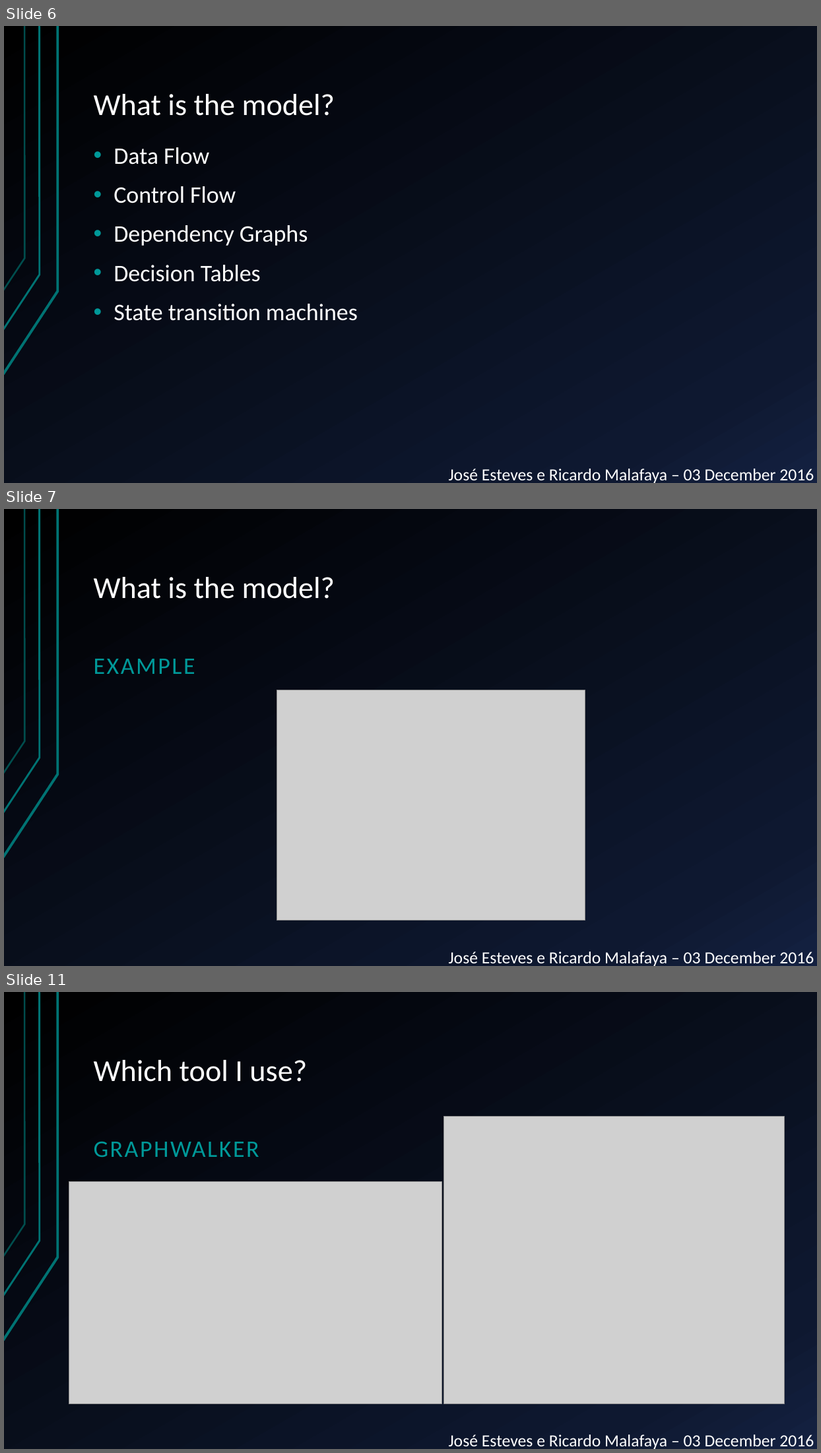
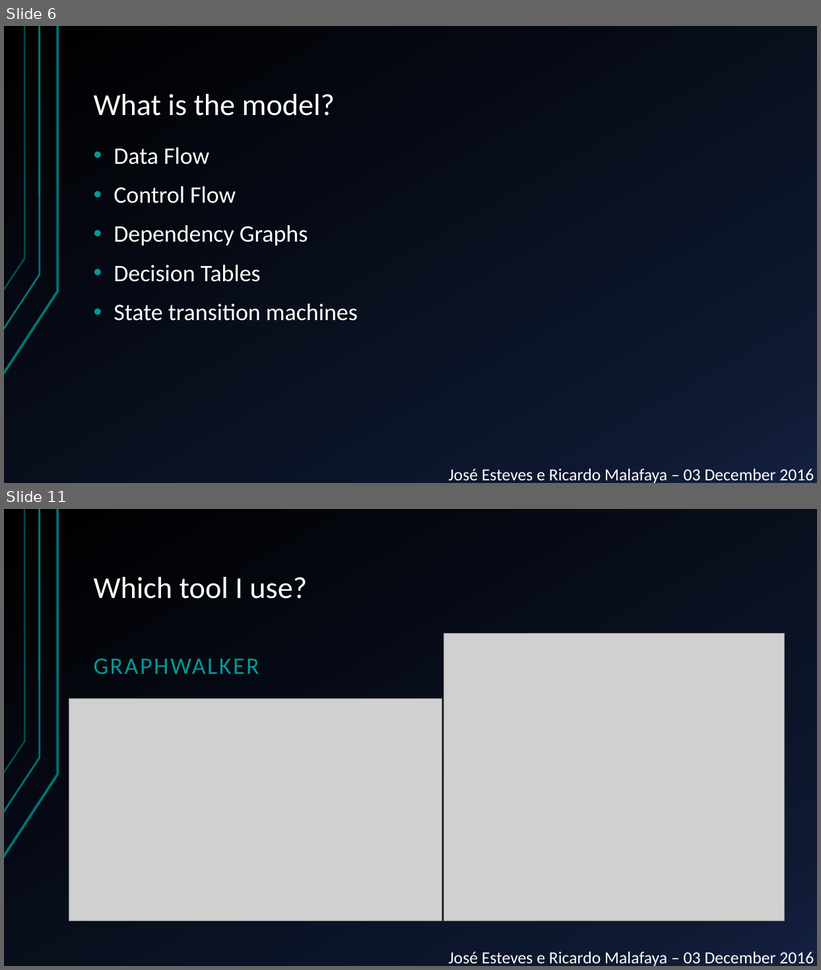
Before and after one commit to JGEsteves89/FEUP-MESW-TVVS-MBT, a slide deck: Presentation.pptx. Shown one above the other, each under a label of ours: slides 6, 7 and 11 before the commit, slides 6 and 11 after it; the slides between them are not shown. The pictures are 821x1453 and 821x970 pixels, drawn with LibreOffice and Linux fonts; fonts in the diff are those of the drawing; grey boxes stand for pictures. Boxes give left, top, right and bottom in pixels: in the first picture for what was removed or moved away, otherwise in the second. Text is boxed around its words. In the diff, an @@ line names an element or a change of style, - is before the commit and + after.

```diff
--- a/Presentation.pptx
+++ b/Presentation.pptx
@@ slide 7 removed at (x1=4, y1=509, x2=817, y2=966), background gradient #000000 to #0F1931 to #142242; not listed: 3 template elements that a slide beside it also shows @@
@@ title removed at (x1=94, y1=577, x2=335, y2=599) @@
-What is the model?
@@ text removed at (x1=94, y1=659, x2=195, y2=674) @@
-EXAMPLE
@@ picture removed at (x1=277, y1=690, x2=585, y2=921) @@
@@ text removed at (x1=449, y1=952, x2=814, y2=966) @@
-José Esteves e Ricardo Malafaya – 03 December 2016
```
Also in this commit, not shown: 6 slides changed, 1 other slide removed.
